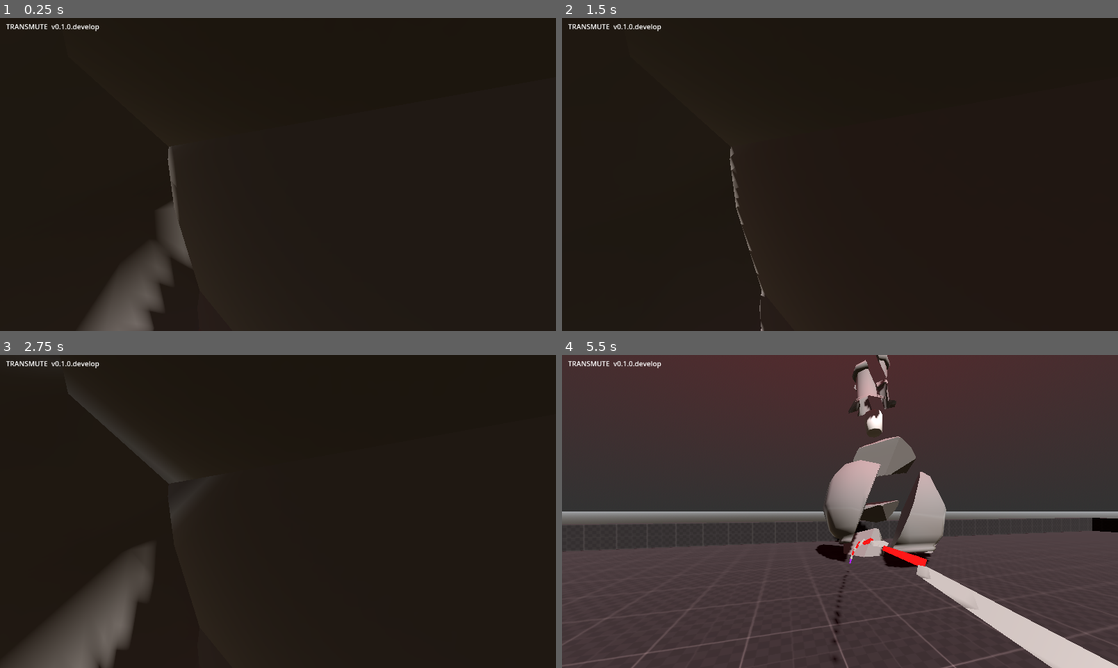
Above: before the commit, frames 1-4 (two rows, left to right).
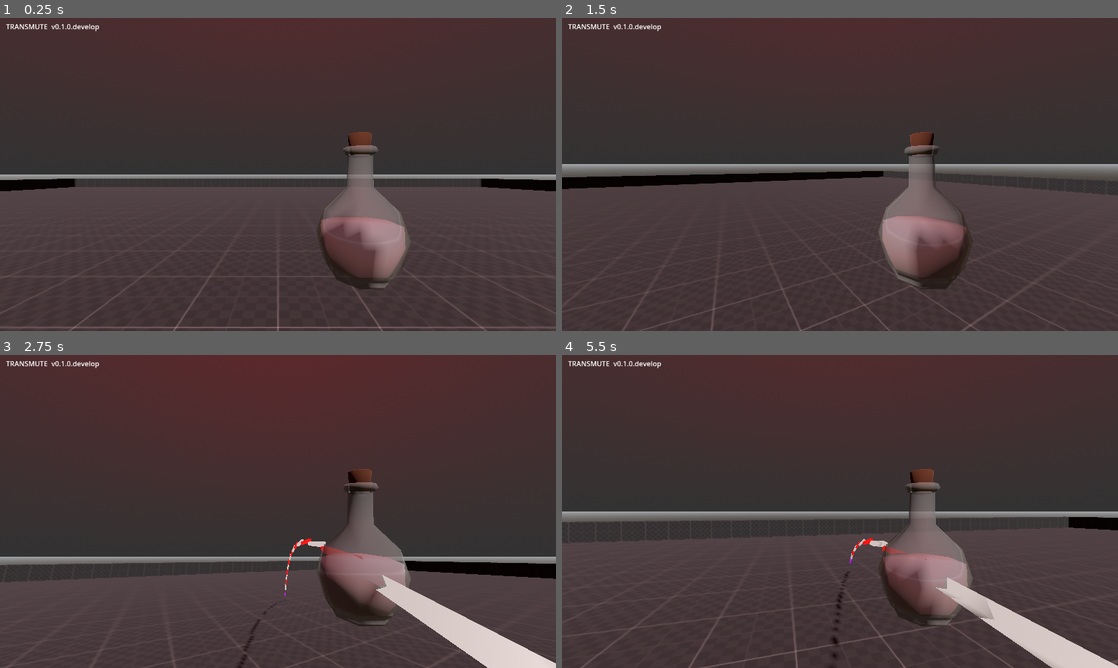
Above: after the commit, the same moments.

Repository: Molflyn/TRANSMUTE
Game: Godot game, scene res://Levels/Main.tscn
Two runs of this game, one before a commit and one after it. Both use one fixed random seed, a clock stepped at 60 frames per second and the inputs below.
Inputs (mouse positions are in pixels of both pictures, inside the frame that each line leads up to):
- Up to frame 1 (0.25 s): no input
- Up to frame 2 (1.5 s): tap Enter (ui_accept) at 0.5, 0.6 s; move the mouse to (867, 174) at 0.52 s; hold W (move_forward) from 0.53 s (still down); tap Space (jump) at 0.77 s; move the mouse to (812, 174) at 1.27 s; tap Shift (dash) at 1.35 s
- Up to frame 3 (2.75 s): keep holding W (move_forward); tap Space (jump) at 1.52 s; tap Enter (ui_accept) at 1.55, 2.3 s; move the mouse to (289, 505) at 2.02 s; tap R (draw_aim) at 2.1 s
- Up to frame 4 (5.5 s): keep holding W (move_forward); move the mouse to (834, 517) at 2.77 s; click (834, 517) at 2.85 s; tap Space (jump) at 3.02, 3.77, 4.52 s; tap Enter (ui_accept) at 3.05, 3.6, 4.35, 5.3 s; move the mouse to (878, 514) at 3.52 s; move the mouse to (795, 508) at 4.27 s; move the mouse to (845, 511) at 5.02 s; tap Shift (dash) at 5.1 s

The runs differ from the first frame. In frame 1, 96% of the frame differs, in the area x 0-100%, y 0-100%; in frame 2, 99%; in frame 3, 93%; in frame 4, 11%.
Error in both runs: Invalid assignment of property or key 'axis_lock_linear_y' with value of type 'bool' on a base object of type 'Node3D (Potion)'. (res://Player/PlayerController…

Commit message:
More Potion Splash Tests

Diff:
--- a/Common/TestScene.tscn
+++ b/Common/TestScene.tscn
@@ -1,6 +1,6 @@
 [gd_scene load_steps=6 format=3 uid="uid://d067ypvsp0mct"]
 
-[ext_resource type="PackedScene" uid="uid://b71mno2uxrf2d" path="res://Player/Potion/Potion.tscn" id="1_6c1tq"]
+[ext_resource type="PackedScene" uid="uid://0f1brj2iyjus" path="res://Player/Potion/Models/Potion_Fractured.tscn" id="1_lones"]
 
 [sub_resource type="ProceduralSkyMaterial" id="ProceduralSkyMaterial_fqnrg"]
 
@@ -16,7 +16,7 @@
 [node name="TestScene" type="Node3D"]
 
 [node name="Camera3D" type="Camera3D" parent="."]
-transform = Transform3D(1, 0, 0, 0, 0.866025, 0.5, 0, -0.5, 0.866025, 0, 1, 1)
+transform = Transform3D(1, 0, 0, 0, 0.982713, 0.185135, 0, -0.185135, 0.982713, 0, 14.0194, 23.5503)
 
 [node name="WorldEnvironment" type="WorldEnvironment" parent="."]
 environment = SubResource("Environment_ko35q")
@@ -25,11 +25,13 @@
 transform = Transform3D(1, 0, 0, 0, 0.707107, 0.707107, 0, -0.707107, 0.707107, 0, 3, 0)
 
 [node name="CSGMesh3D" type="CSGMesh3D" parent="."]
-transform = Transform3D(4, 0, 0, 0, -1.74846e-07, 4, 0, -4, -1.74846e-07, 0, 0, 0)
+transform = Transform3D(19.7311, 0, 0, 0, -8.62475e-07, 19.7311, 0, -19.7311, -8.62475e-07, 0, 0, 0)
 use_collision = true
 collision_layer = 3
 collision_mask = 3
 mesh = SubResource("QuadMesh_emorg")
 
-[node name="Potion" parent="." instance=ExtResource("1_6c1tq")]
-transform = Transform3D(-0.177188, -0.984177, 0, 0.984177, -0.177188, 0, 0, 0, 1, 0, 1.61923, 0)
+[node name="Potion_Fractured" parent="." instance=ExtResource("1_lones")]
+transform = Transform3D(1, 0, 0, 0, 1, 0, 0, 0, 1, 0, 9.00536, 0)
+
+[editable path="Potion_Fractured"]
--- /dev/null
+++ b/Player/Potion/Fracture.gd
@@ -0,0 +1,9 @@
+class_name Fracture
+extends RigidBody3D
+
+var lifetime : float = 5
+
+func create_frag(fragment : MeshInstance3D):
+	var mesh_instance : MeshInstance3D = fragment.duplicate()
+	add_child(mesh_instance)
+	$CollisionShape3D.shape = fragment.mesh.create_convex_shape()
--- /dev/null
+++ b/Player/Potion/Fracture.tscn
@@ -0,0 +1,13 @@
+[gd_scene load_steps=2 format=3 uid="uid://2g8vny0yguvt"]
+
+[ext_resource type="Script" path="res://Player/Potion/Fracture.gd" id="1_7kiiw"]
+
+[node name="Fracture" type="RigidBody3D"]
+top_level = true
+collision_layer = 3
+collision_mask = 3
+max_contacts_reported = 1
+contact_monitor = true
+script = ExtResource("1_7kiiw")
+
+[node name="CollisionShape3D" type="CollisionShape3D" parent="."]
--- a/Player/Potion/Fragment.gd
+++ /dev/null
@@ -1,16 +0,0 @@
-class_name Fragment
-extends RigidBody3D
-
-@export var lifetime : float = 30
-
-func _ready():
-    await get_tree().create_timer(lifetime).timeout
-    queue_free()
-
-func init_from_mesh(source : MeshInstance3D):
-    global_transform = source.global_transform
-
-    var mesh_instance : MeshInstance3D = source.duplicate()
-    add_child(mesh_instance)
-
-    $CollisionShape3D.shape = source.mesh.create_convex_shape()
--- a/Player/Potion/Fragment.tscn
+++ /dev/null
@@ -1,8 +0,0 @@
-[gd_scene load_steps=2 format=3 uid="uid://be1twwycaxcrq"]
-
-[ext_resource type="Script" path="res://Player/Potion/Fragment.gd" id="1_rhyui"]
-
-[node name="FragmentRB" type="RigidBody3D"]
-script = ExtResource("1_rhyui")
-
-[node name="CollisionShape3D" type="CollisionShape3D" parent="."]
--- /dev/null
+++ b/Player/Potion/Models/Potion_Fracture_Test.gd
@@ -0,0 +1,13 @@
+extends Node3D
+
+func _unhandled_input(_event):
+	if Input.is_action_just_pressed("ui_accept"):
+		print("action pressed!")
+		explode()
+
+func explode():
+	for child in get_children():
+		if child is MeshInstance3D:
+			var frag : Fracture = preload("res://Player/Potion/Fracture.tscn").instantiate()
+			frag.create_frag(child)
+			add_child(frag)
--- /dev/null
+++ b/Player/Potion/Models/Potion_Fractured.tscn
@@ -0,0 +1,7 @@
+[gd_scene load_steps=3 format=3 uid="uid://0f1brj2iyjus"]
+
+[ext_resource type="PackedScene" uid="uid://s55t1tu1bq3e" path="res://Player/Potion/Models/Potion_Fractured.glb" id="1_dhw0p"]
+[ext_resource type="Script" path="res://Player/Potion/Models/Potion_Fracture_Test.gd" id="2_boruv"]
+
+[node name="Potion_Fractured" instance=ExtResource("1_dhw0p")]
+script = ExtResource("2_boruv")
--- a/Player/Potion/Potion.tscn
+++ b/Player/Potion/Potion.tscn
@@ -1,11 +1,10 @@
-[gd_scene load_steps=18 format=3 uid="uid://b71mno2uxrf2d"]
+[gd_scene load_steps=17 format=3 uid="uid://b71mno2uxrf2d"]
 
 [ext_resource type="Script" path="res://Player/Potion/Scripts/Potion.gd" id="1_pq0dl"]
 [ext_resource type="Shader" path="res://Player/Potion/Mats/stylized_liquid.gdshader" id="2_jq0po"]
 [ext_resource type="Material" uid="uid://c4np1b38f4phs" path="res://Player/Potion/Mats/Brown.tres" id="2_nmpxc"]
 [ext_resource type="Script" path="res://Player/Potion/Scripts/LiquidWobble.gd" id="3_lcmww"]
 [ext_resource type="Material" uid="uid://cf8v0eiw46j7g" path="res://Player/Potion/Mats/Glass.tres" id="3_rak2x"]
-[ext_resource type="PackedScene" uid="uid://s55t1tu1bq3e" path="res://Player/Potion/Models/Potion_Fractured.glb" id="5_oishs"]
 
 [sub_resource type="SphereShape3D" id="SphereShape3D_gl8qe"]
 
@@ -157,9 +156,4 @@
 surface_material_override/0 = SubResource("ShaderMaterial_xy1pm")
 script = ExtResource("3_lcmww")
 
-[node name="Potion_Fractured" parent="." instance=ExtResource("5_oishs")]
-transform = Transform3D(1, 0, 0, 0, 1, 0, 0, 0, 1, 0, 0.0831172, 0)
-
 [connection signal="body_entered" from="PotionRB" to="." method="_on_potion_rb_body_entered"]
-
-[editable path="Potion_Fractured"]
--- a/Player/Potion/Scripts/Potion.gd
+++ b/Player/Potion/Scripts/Potion.gd
@@ -1,20 +1,8 @@
 class_name Potion
 extends Node3D
-
-@export_flags_3d_physics var frag_col_layer : int = 1
-@export_flags_3d_physics var frag_col_mask : int = 1
 
 func _on_potion_rb_body_entered(body:Node):
 	explode()
 
 func explode():
-	var parent = get_parent()
-	queue_free()
-
-	for child in $Potion_Fractured.get_children():
-		if child is MeshInstance3D:
-			var frag : Fragment = preload("res://Player/Potion/Fragment.tscn").instantiate()
-			frag.init_from_mesh(child)
-			frag.collision_layer = frag_col_layer
-			frag.collision_mask = frag_col_mask
-			parent.add_child(frag)
+	pass
